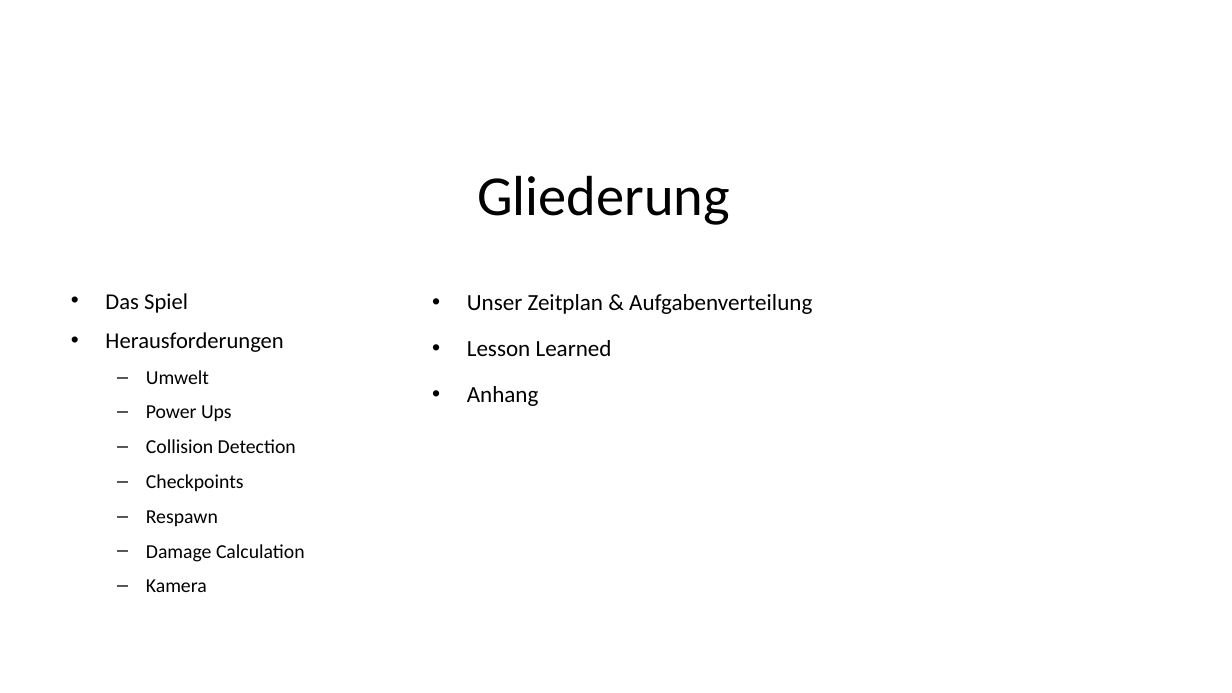
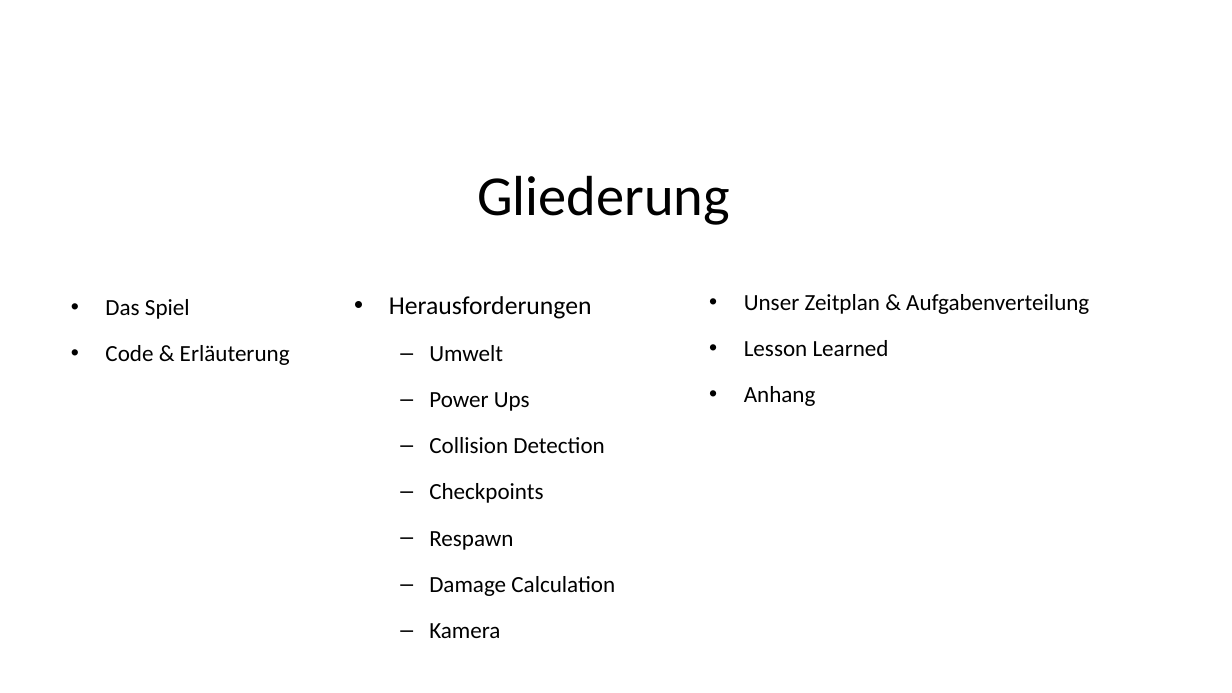
Before and after one commit to fdai3905/GDV2015, a slide deck: slide 2 of final/GDV - Finale Präsentation V0.9.pptx. Drawn at 1232x693 pixels with LibreOffice and Linux fonts; fonts in the diff are those of the drawing; background and template pictures are left out. Boxes give left, top, right and bottom in pixels: in the first picture for what was removed or moved away, otherwise in the second. Text is boxed around its words. In the diff, an @@ line names an element or a change of style, - is before the commit and + after.

```diff
--- a/final/GDV - Finale Präsentation V0.9.pptx
+++ b/final/GDV - Finale Präsentation V0.9.pptx
@@ text "Unser Zeitplan & Aufgabenverteilung": place and size @@
-text "Unser Zeitplan & Aufgabenverteilung" at [467,294,812,406]
+text "Unser Zeitplan & Aufgabenverteilung" at [744,294,1089,406]
@@ text at [105,299,190,319]: size 17.6 to 18 pt in "Das Spiel"; line spacing 1.3 to 1.5 @@
@@ text at [105,345,290,365]: text changed; size 15.4 to 18 pt @@
-• Herausforderungen
-  – Umwelt
-  – Power Ups
-  – Collision Detection
-  – Checkpoints
-  – Respawn
-  – Damage Calculation
-  – Kamera
+• Code & Erläuterung
@@ text added at [429,345,615,638], 18 pt, text #000000 @@
+• Herausforderungen
+  – Umwelt
+  – Power Ups
+  – Collision Detection
+  – Checkpoints
+  – Respawn
+  – Damage Calculation
+  – Kamera
```
Also in this commit, not shown: 1 slide added.
